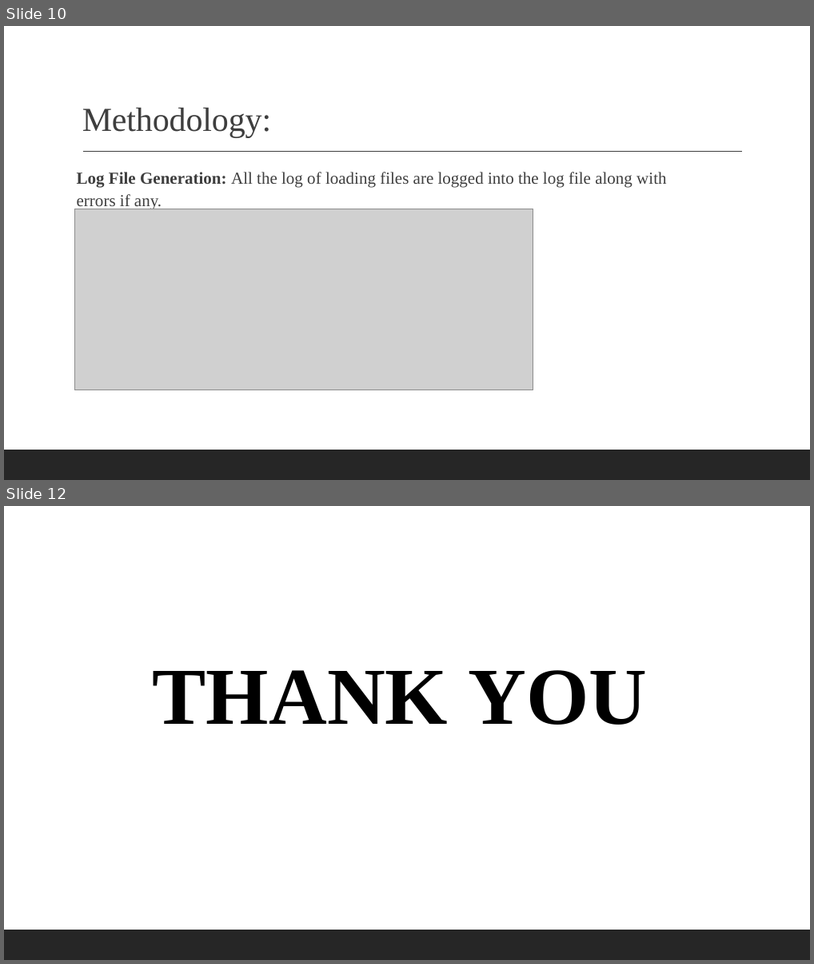
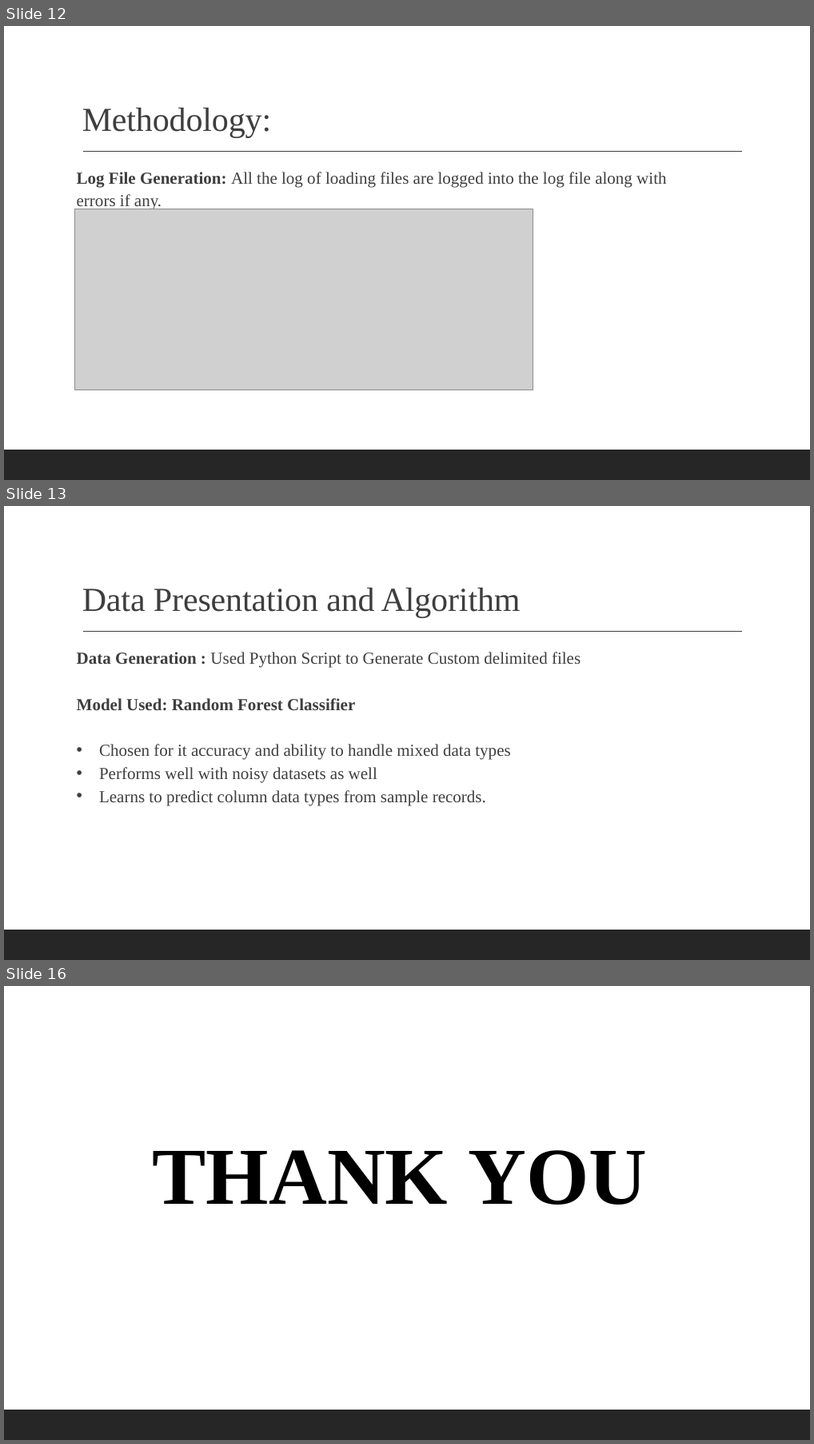
Before and after one commit to MeePks/ETL-AI-Schema-Detection, a slide deck: Documentation/ETLautomationPresentation.pptx. Shown one above the other, each under a label of ours: slides 10 and 12 before the commit, slides 12, 13 and 16 after it; the slides between them are not shown. The pictures are 814x964 and 814x1444 pixels, drawn with LibreOffice and Linux fonts; fonts in the diff are those of the drawing; grey boxes stand for pictures. Boxes give left, top, right and bottom in pixels: in the first picture for what was removed or moved away, otherwise in the second. Text is boxed around its words. In the diff, an @@ line names an element or a change of style, - is before the commit and + after.

```diff
--- a/Documentation/ETLautomationPresentation.pptx
+++ b/Documentation/ETLautomationPresentation.pptx
@@ slide 13 added at box(4, 506, 810, 960), background #FFFFFF; not listed: 2 template elements that a slide beside it also shows @@
@@ title added at box(82, 588, 521, 617), 40 pt, text #3E3E3E @@
+Data Presentation and Algorithm
@@ text added at box(77, 652, 581, 805), 20 pt, text #3E3E3E @@
+Data Generation : Used Python Script to Generate Custom delimited files
+Model Used: Random Forest Classifier
+• Chosen for it accuracy and ability to handle mixed data types
+• Performs well with noisy datasets as well
+• Learns to predict column data types from sample records.
@@ what was slide 10 is now slide 12 @@
@@ what was slide 12 is now slide 16 @@
```
Also in this commit, not shown: 3 slides changed, 4 other slides added, 1 slide removed, 1 other file.
